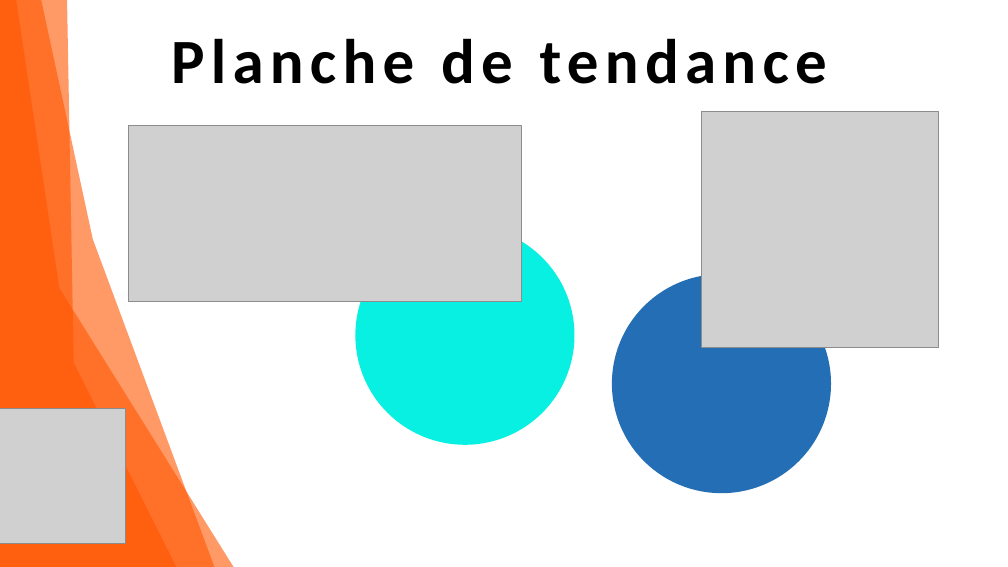
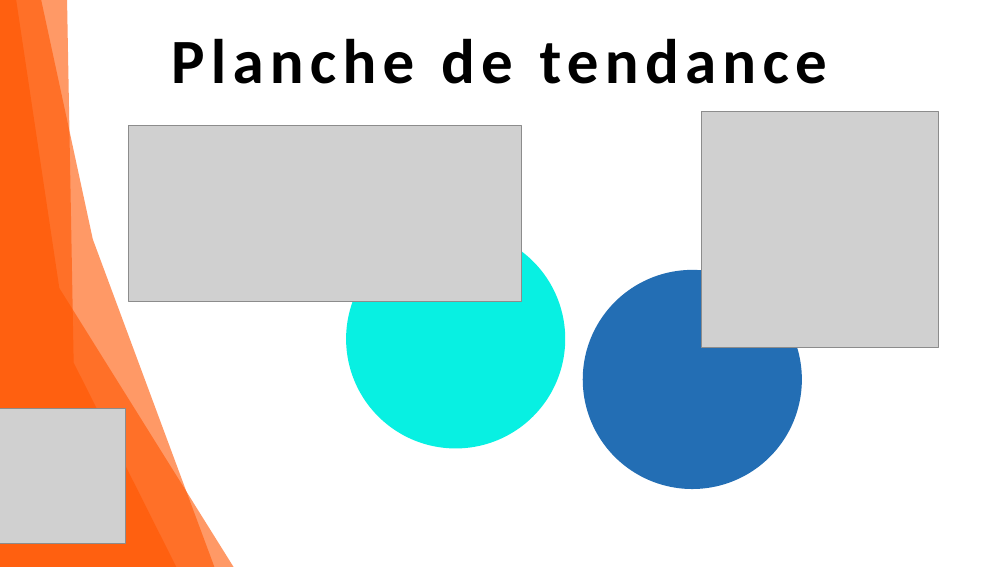
Before and after one commit to Fire-Owl/a11e-accessibilite, a slide deck: slide 9 of dossier-conception/dossier-conception-a11e-v2.pptx. Drawn at 1008x567 pixels with LibreOffice and Linux fonts; fonts in the diff are those of the drawing; grey boxes stand for pictures. Boxes give left, top, right and bottom in pixels: in the first picture for what was removed or moved away, otherwise in the second. Text is boxed around its words. In the diff, an @@ line names an element or a change of style, - is before the commit and + after.

```diff
--- a/dossier-conception/dossier-conception-a11e-v2.pptx
+++ b/dossier-conception/dossier-conception-a11e-v2.pptx
@@ ellipse: place and size @@
-ellipse at (355, 226, 575, 445)
+ellipse at (346, 229, 566, 448)
@@ ellipse: place and size @@
-ellipse at (612, 274, 831, 494)
+ellipse at (583, 270, 802, 489)
```
Also in this commit, not shown: 2 other slides changed, 5 other files.
